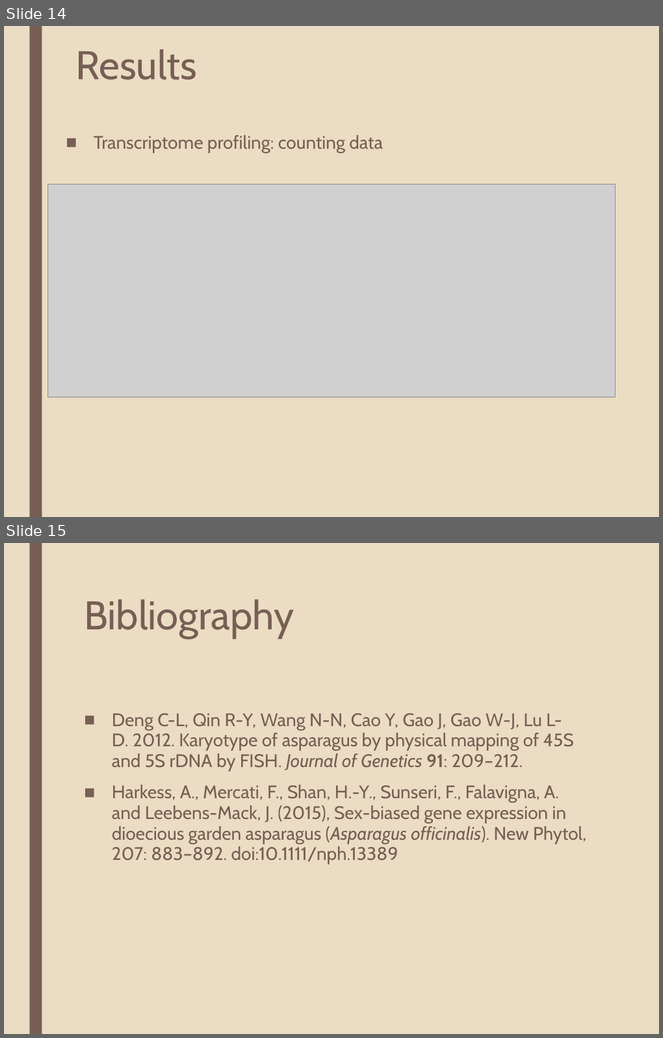
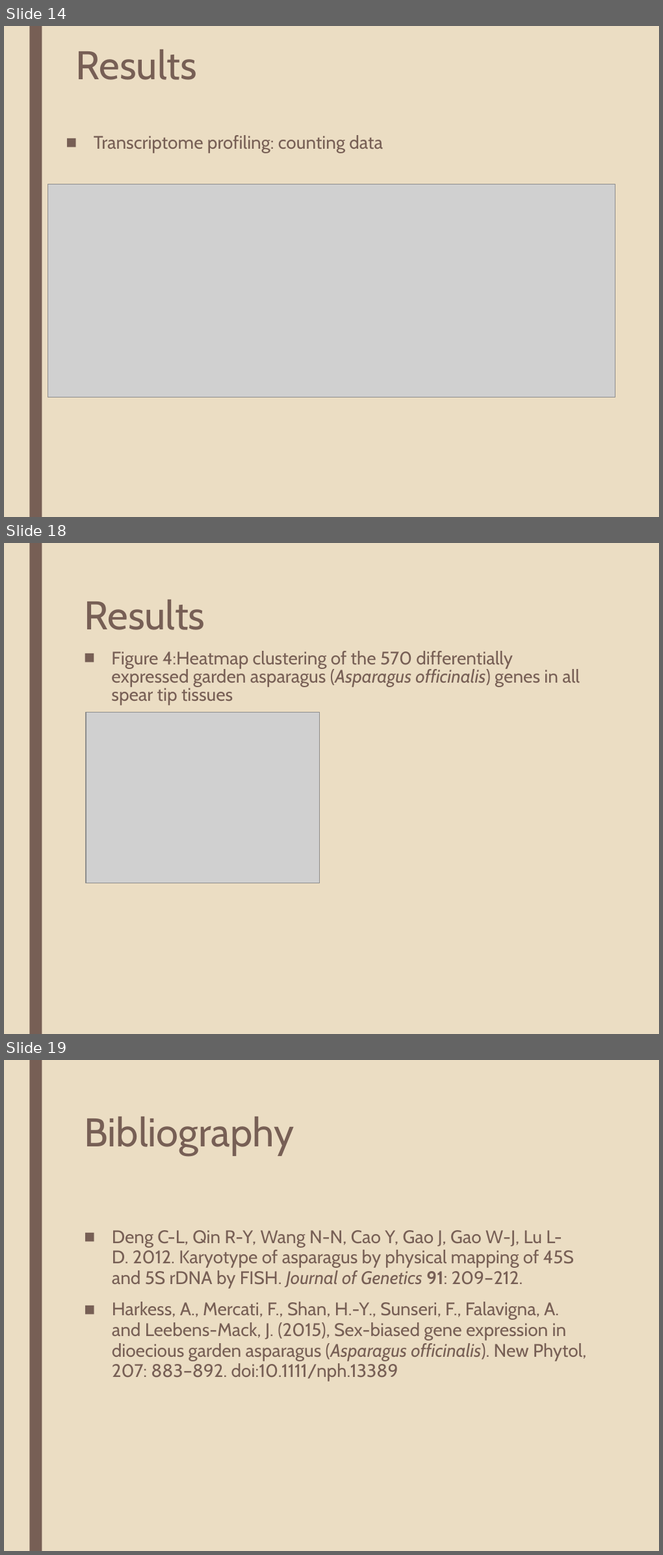
Before and after one commit to katholan/BCB546X-Spring2017_Valerin_final_project, a slide deck: asparagus.pptx. Shown one above the other, each under a label of ours: slides 14 and 15 before the commit, slides 14, 18 and 19 after it; the slides between them are not shown. The pictures are 663x1038 and 663x1555 pixels, drawn with LibreOffice and Linux fonts; fonts in the diff are those of the drawing; grey boxes stand for pictures. Boxes give left, top, right and bottom in pixels: in the first picture for what was removed or moved away, otherwise in the second. Text is boxed around its words. In the diff, an @@ line names an element or a change of style, - is before the commit and + after.

```diff
--- a/asparagus.pptx
+++ b/asparagus.pptx
@@ slide 18 added at [4,543,659,1034], background #EBDDC3; not listed: 1 template element that a slide beside it also shows @@
@@ title added at [84,600,205,630], 44 pt, text #775F55 @@
+Results
@@ text added at [111,651,580,705], 20 pt, text #775F55 @@
+■ Figure 4:Heatmap clustering of the 570 differentially expressed garden asparagus (Asparagus officinalis) genes in all spear tip tissues
@@ picture added at [86,712,319,883] @@
@@ what was slide 15 is now slide 19 @@
```
Also in this commit, not shown: 3 other slides added, 2 other files.
